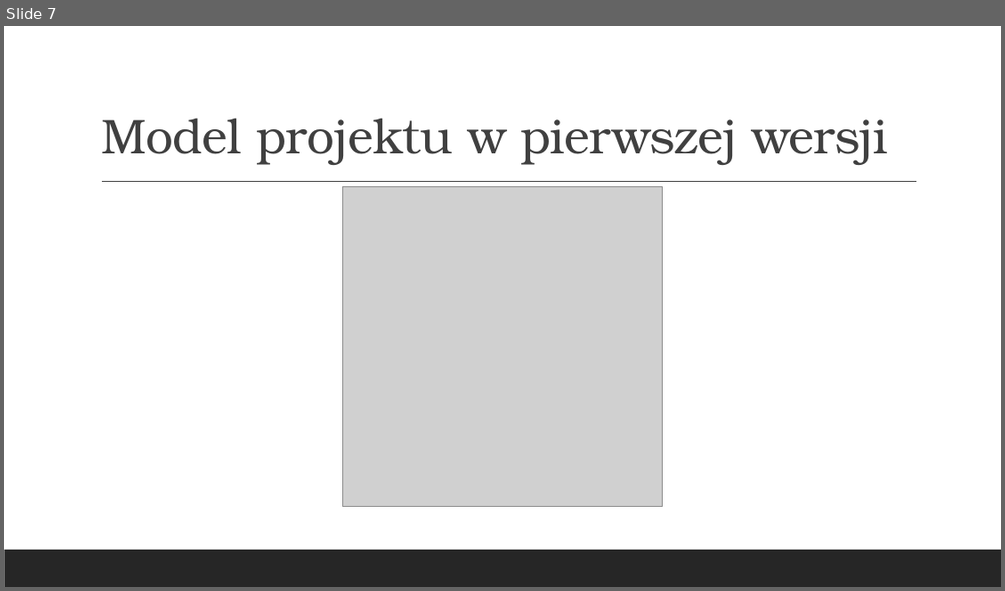
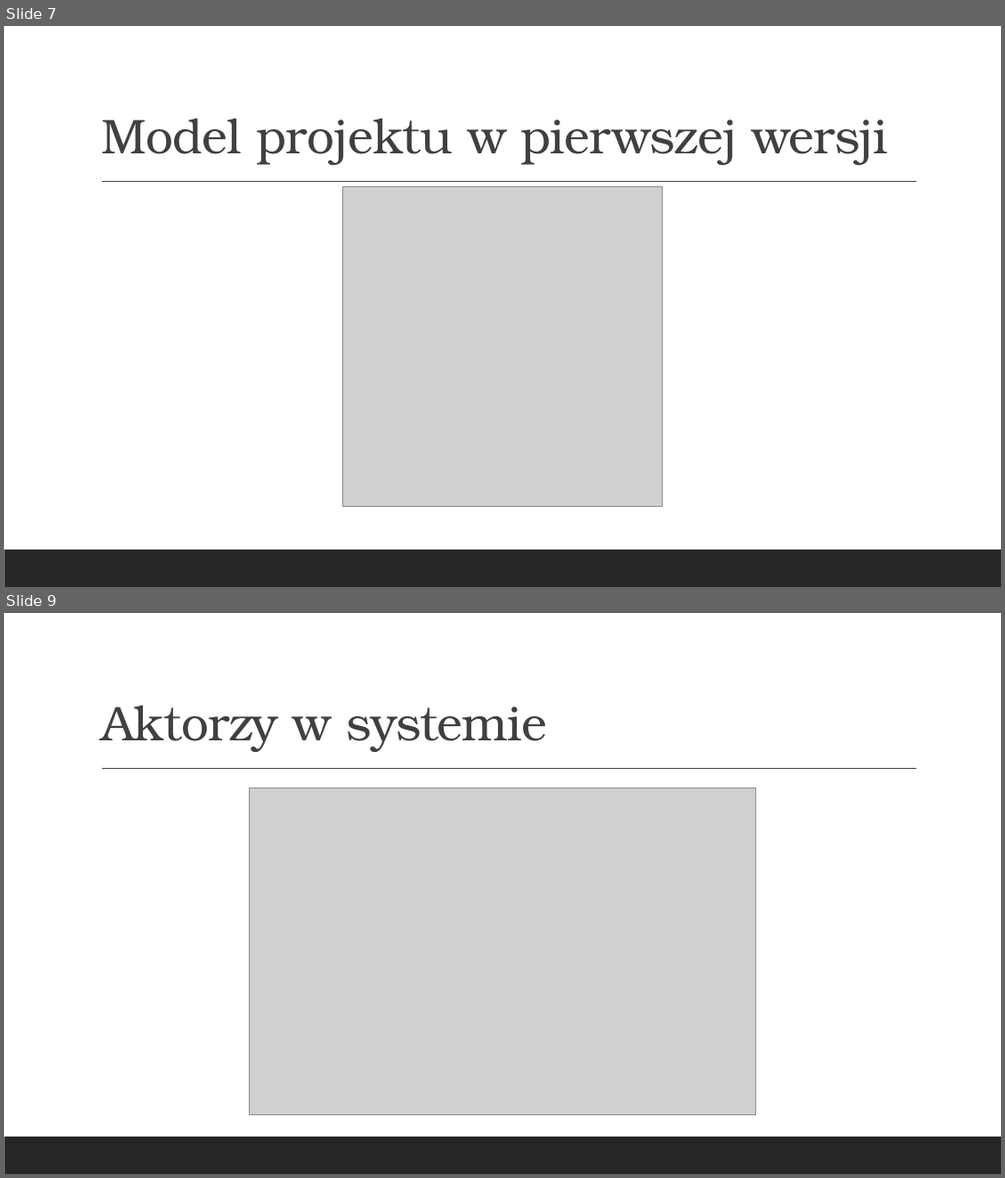
Before and after one commit to hubert-kniola/CodeRevv, a slide deck: pz/1/Z1P1.pptx. Shown one above the other, each under a label of ours: slide 7 before the commit, slides 7 and 9 after it; the slides between them are not shown. The pictures are 1005x591 and 1005x1178 pixels, drawn with LibreOffice and Linux fonts; fonts in the diff are those of the drawing; grey boxes stand for pictures. Boxes give left, top, right and bottom in pixels: in the first picture for what was removed or moved away, otherwise in the second. Text is boxed around its words. In the diff, an @@ line names an element or a change of style, - is before the commit and + after.

```diff
--- a/pz/1/Z1P1.pptx
+++ b/pz/1/Z1P1.pptx
@@ slide 9 added at (x1=4, y1=613, x2=1001, y2=1174), background #FFFFFF; not listed: 2 template elements that a slide beside it also shows @@
@@ title added at (x1=101, y1=705, x2=547, y2=752), 47 pt, text #404040 @@
+Aktorzy w systemie
@@ picture added at (x1=250, y1=788, x2=755, y2=1115) @@
```
Also in this commit, not shown: 3 slides changed, 4 other slides added, 8 other files.
